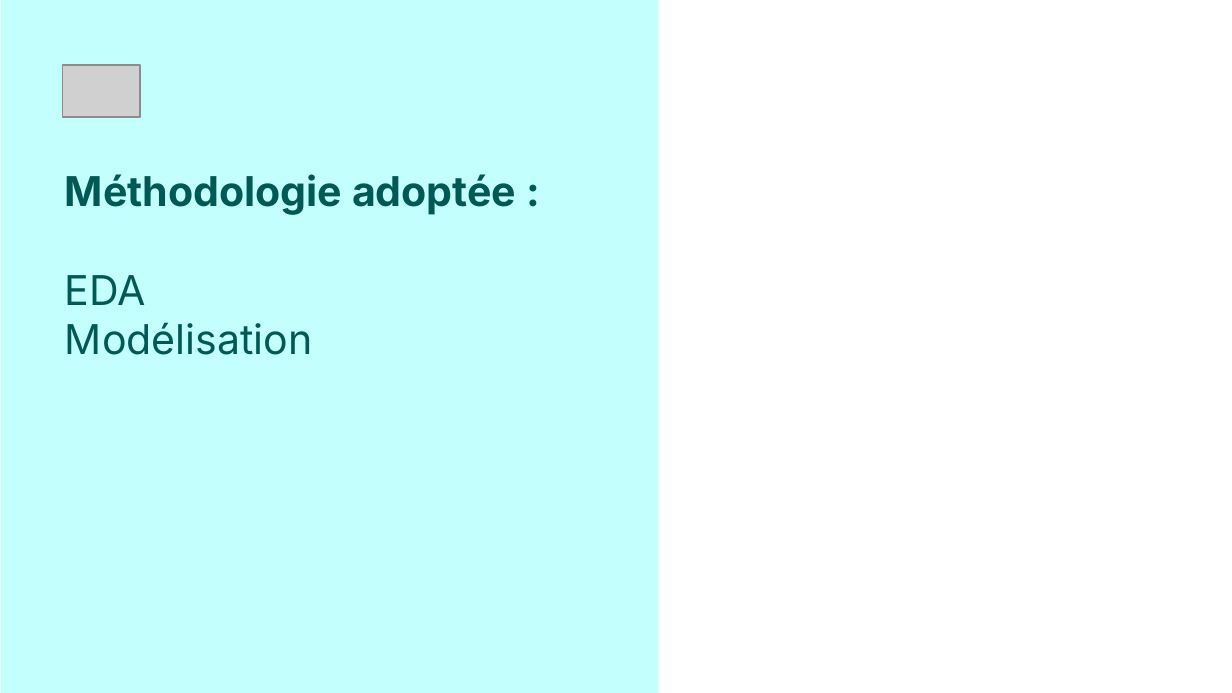
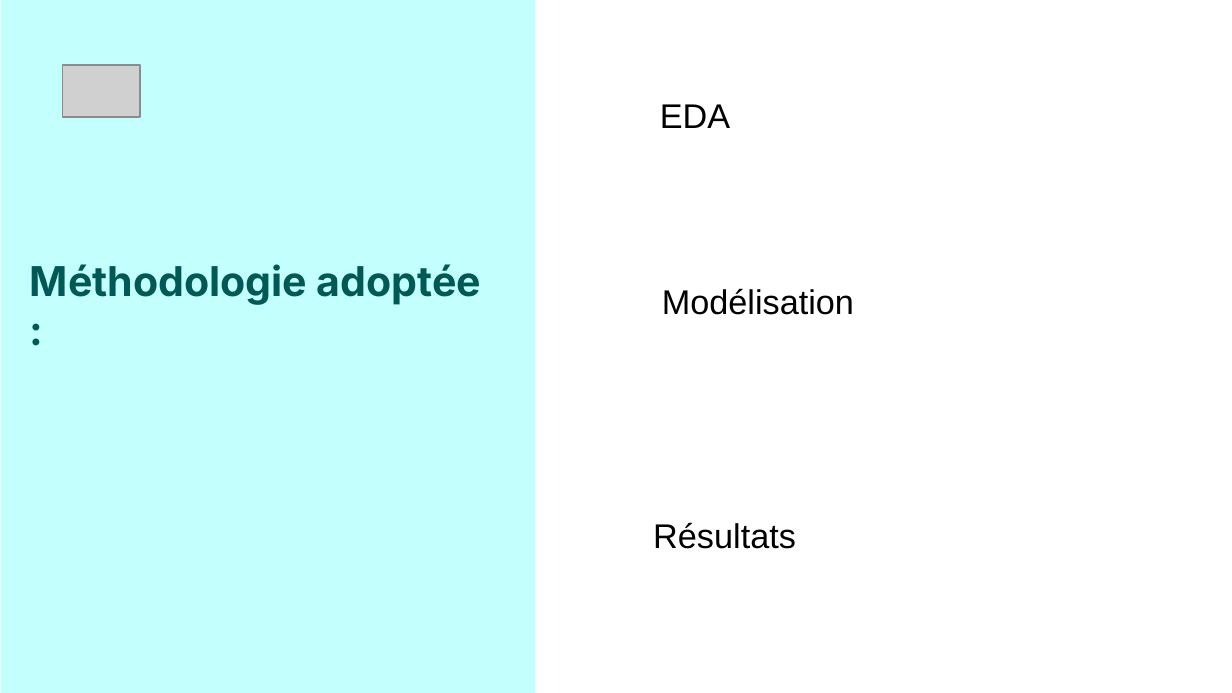
Before and after one commit to flaudeb/SOLAR_ENERGY_PROJECT, a slide deck: slide 6 of modeling/Final_Project_Slides.pptx. Drawn at 1232x693 pixels with LibreOffice and Linux fonts; fonts in the diff are those of the drawing; grey boxes stand for pictures; background and template pictures are left out. Boxes give left, top, right and bottom in pixels: in the first picture for what was removed or moved away, otherwise in the second. Text is boxed around its words. In the diff, an @@ line names an element or a change of style, - is before the commit and + after.

```diff
--- a/modeling/Final_Project_Slides.pptx
+++ b/modeling/Final_Project_Slides.pptx
@@ rectangle: place and size @@
-rectangle at box(1, 0, 659, 692)
+rectangle at box(1, 0, 536, 692)
@@ text added at box(660, 104, 730, 128), 20 pt, text #000000 @@
+EDA
@@ title "Méthodologie adoptée :": place and size @@
-title "Méthodologie adoptée :" at box(65, 174, 516, 355)
+title "Méthodologie adoptée :" at box(30, 264, 481, 305)
@@ title at box(65, 275, 313, 355): paragraphs removed @@
-EDA
-Modélisation
@@ text added at box(662, 288, 854, 315), 20 pt, text #000000 @@
+Modélisation
@@ text added at box(653, 522, 796, 549), 20 pt, text #000000 @@
+Résultats
```
Also in this commit, not shown: 2 other slides changed, 2 slides added, 4 slides removed, 7 other files.
